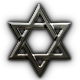
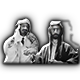
Layers edited between the first and the second 80 × 80 image:
renamed "image_2025-10-31_121929523-removebg-preview (1)" to "image_2025-12-11_132528518-removebg-preview", painted on it over [left=3, top=4, right=80, bottom=78]
